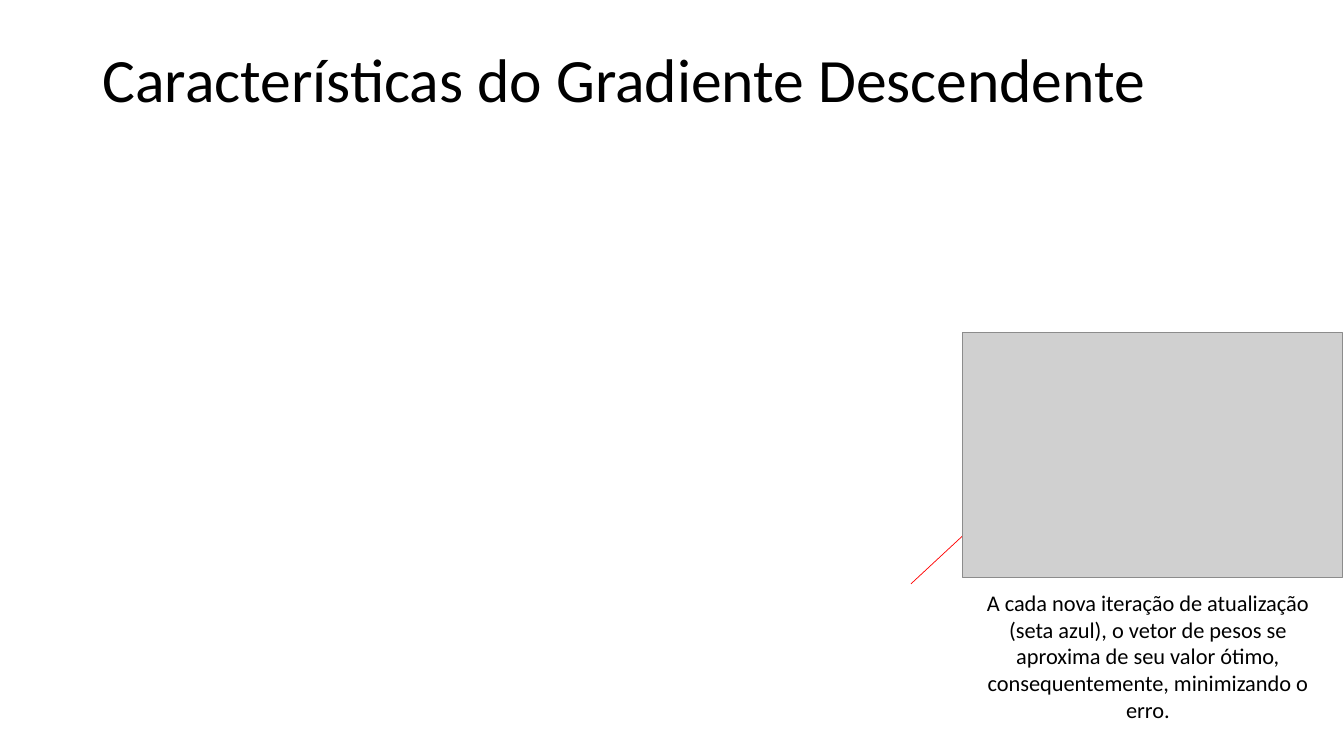
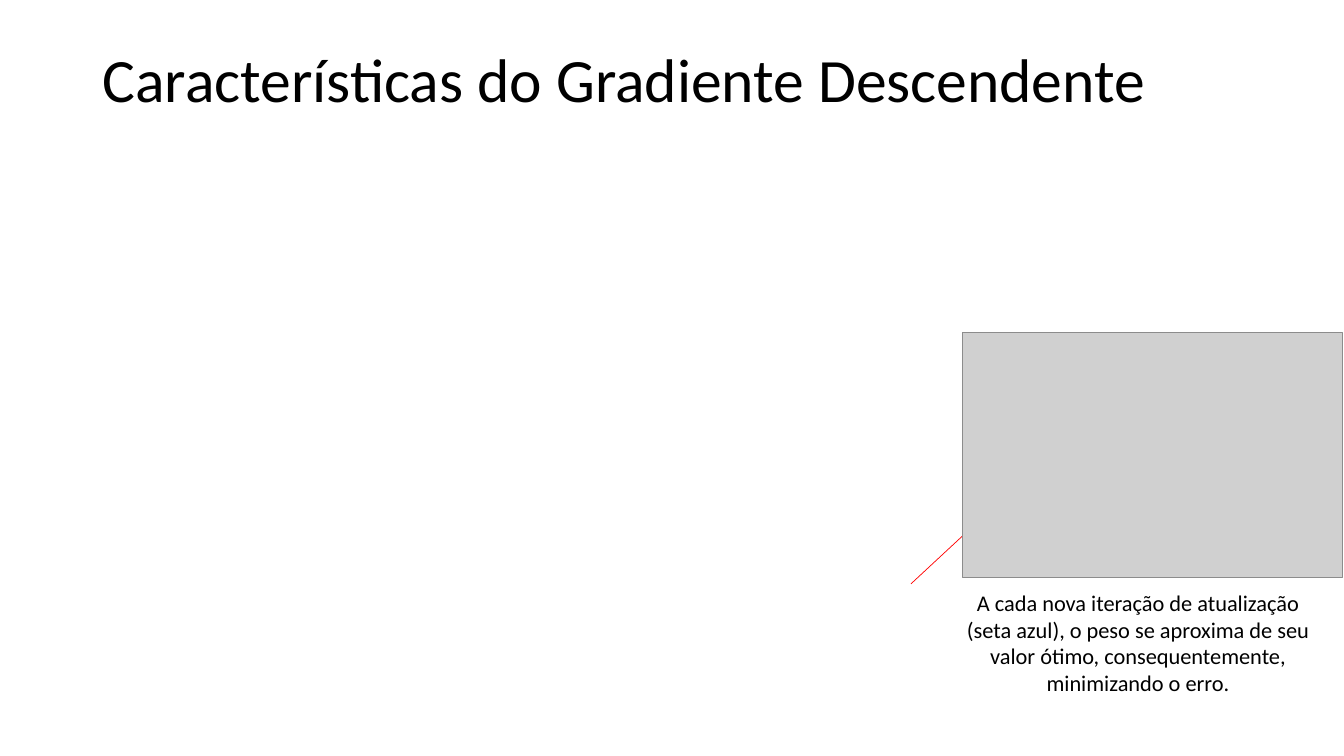
Before and after one commit to zz4fap/t319_aprendizado_de_maquina, a slide deck: slide 7 of slides/T319_Regressão_Linear (Parte II).pptx. Drawn at 1344x756 pixels with LibreOffice and Linux fonts; fonts in the diff are those of the drawing; grey boxes stand for pictures. Boxes give left, top, right and bottom in pixels: in the first picture for what was removed or moved away, otherwise in the second. Text is boxed around its words. In the diff, an @@ line names an element or a change of style, - is before the commit and + after.

```diff
--- a/slides/T319_Regressão_Linear (Parte II).pptx
+++ b/slides/T319_Regressão_Linear (Parte II).pptx
@@ text at <box>967,595,1309,691</box>: text changed @@
-A cada nova iteração de atualização (seta azul), o vetor de pesos se aproxima de seu valor ótimo, consequentemente, minimizando o erro.
+A cada nova iteração de atualização (seta azul), o peso se aproxima de seu valor ótimo, consequentemente, minimizando o erro.
```
Also in this commit, not shown: 4 other slides changed, 1 slide added, 5 other files.
